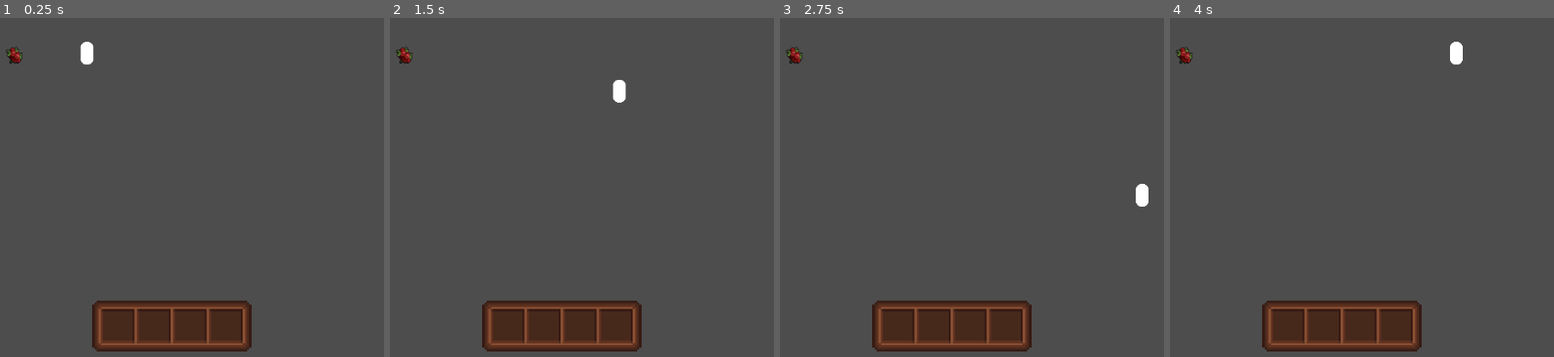
Above: before the commit, frames 1-4 (left to right).
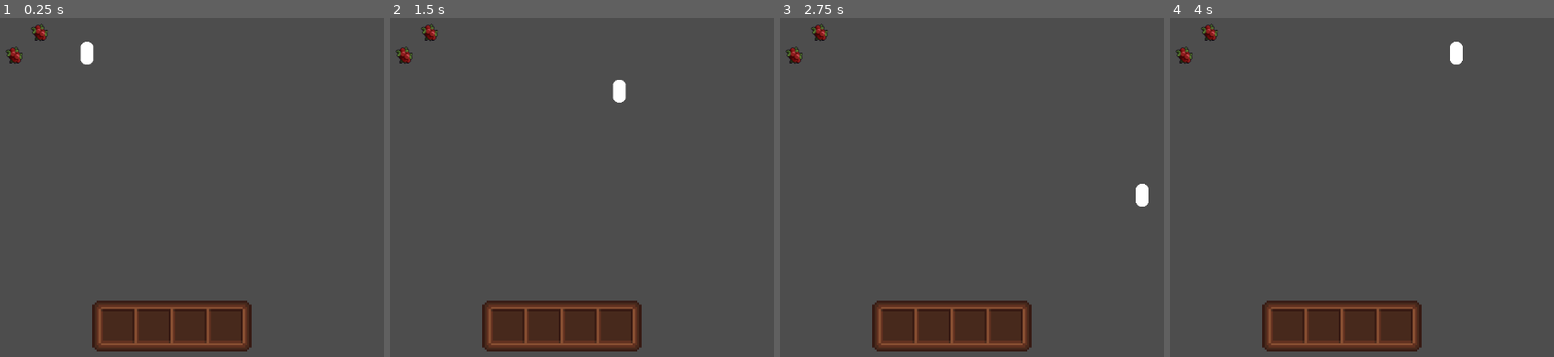
Above: after the commit, the same moments.

Repository: Albus00/botched-batch-brewery
Game: Godot game, scene res://Scenes/prototype.tscn
The game is run twice, just before and just after one commit, with the same random seed, the same clock (stepped at 60 frames per second) and the same inputs.
Inputs:
- Up to frame 1 (0.25 s): no input
- Up to frame 2 (1.5 s): tap Enter at 0.5 s; hold Right (ui_right) 0.53-1.28 s; hold Down (ui_down) from 1.28 s (still down)
- Up to frame 3 (2.75 s): release Down (ui_down) at 2.03 s; hold Right (ui_right) from 2.03 s (still down)
- Up to frame 4 (4 s): release Right (ui_right) at 2.78 s; hold Up (ui_up) 2.78-3.53 s; hold Left (ui_left) from 3.53 s (still down)

The runs differ from the first frame. In frame 1, 0.2% of the frame differs, in the area x 8-13%, y 1-7%; in frame 2, 0.2%; in frame 3, 0.2%; in frame 4, 0.2%.

Commit message:
Kept working on the pickup

Diff:
--- a/Prefabs/Materials/hops.tscn
+++ b/Prefabs/Materials/hops.tscn
@@ -1,11 +1,15 @@
-[gd_scene load_steps=3 format=3 uid="uid://cqadxw2n453cs"]
+[gd_scene load_steps=5 format=3 uid="uid://cqadxw2n453cs"]
 
+[ext_resource type="Script" path="res://Scripts/pickupable_item.gd" id="1_0ncl6"]
 [ext_resource type="Texture2D" uid="uid://cw2lmc0rmiave" path="res://Sprites/Freebies_Icons_Botany.png" id="1_3enkg"]
 
 [sub_resource type="CircleShape2D" id="CircleShape2D_us12b"]
 radius = 27.0
 
+[sub_resource type="CanvasItemMaterial" id="CanvasItemMaterial_ron02"]
+
 [node name="Hops" type="Node2D"]
+script = ExtResource("1_0ncl6")
 
 [node name="Sprite2D" type="Sprite2D" parent="."]
 texture = ExtResource("1_3enkg")
@@ -13,7 +17,30 @@
 region_rect = Rect2(67, 3, 27, 28)
 
 [node name="Hops" type="Area2D" parent="."]
+visible = false
 light_mask = 2
+collision_mask = 2
 
 [node name="CollisionShape2D" type="CollisionShape2D" parent="Hops"]
 shape = SubResource("CircleShape2D_us12b")
+
+[node name="Control" type="Control" parent="."]
+layout_mode = 3
+anchors_preset = 0
+offset_left = -20.0
+offset_top = -20.0
+offset_right = 20.0
+offset_bottom = 20.0
+
+[node name="Panel" type="Panel" parent="Control"]
+modulate = Color(1, 1, 1, 0.384314)
+material = SubResource("CanvasItemMaterial_ron02")
+layout_mode = 1
+anchors_preset = 15
+anchor_right = 1.0
+anchor_bottom = 1.0
+grow_horizontal = 2
+grow_vertical = 2
+
+[connection signal="area_entered" from="Hops" to="." method="_on_hops_area_entered"]
+[connection signal="area_exited" from="Hops" to="." method="_on_hops_area_exited"]
--- a/Prefabs/player.tscn
+++ b/Prefabs/player.tscn
@@ -12,6 +12,7 @@
 radius = 36.0
 
 [node name="CharacterBody2D" type="CharacterBody2D"]
+z_index = 10
 position = Vector2(56, 0)
 motion_mode = 1
 script = ExtResource("1_lewlf")
--- /dev/null
+++ b/Scenes/factory-floor.tscn
@@ -0,0 +1,23 @@
+[gd_scene load_steps=4 format=3 uid="uid://dru6xkiber4c7"]
+
+[ext_resource type="Script" path="res://Scenes/player_movement.gd" id="1_oqqq2"]
+
+[sub_resource type="RectangleShape2D" id="RectangleShape2D_empbq"]
+size = Vector2(20, 37)
+
+[sub_resource type="CapsuleMesh" id="CapsuleMesh_stt8g"]
+
+[node name="Scene" type="Node2D"]
+
+[node name="CharacterBody2D" type="CharacterBody2D" parent="."]
+motion_mode = 1
+script = ExtResource("1_oqqq2")
+
+[node name="CollisionShape2D" type="CollisionShape2D" parent="CharacterBody2D"]
+position = Vector2(0, 8.5)
+shape = SubResource("RectangleShape2D_empbq")
+
+[node name="MeshInstance2D" type="MeshInstance2D" parent="CharacterBody2D"]
+position = Vector2(-4.76837e-07, 8.5)
+scale = Vector2(20, 18.5)
+mesh = SubResource("CapsuleMesh_stt8g")
--- a/Scenes/prototype.tscn
+++ b/Scenes/prototype.tscn
@@ -12,5 +12,7 @@
 [node name="Hops" parent="." instance=ExtResource("2_upwyh")]
 position = Vector2(334, 170)
 
+[node name="Hops2" parent="." instance=ExtResource("2_upwyh")]
+position = Vector2(374, 134)
+
 [node name="UI" parent="." instance=ExtResource("3_66il4")]
-visible = true
--- /dev/null
+++ b/Scripts/Classes/item.gd
@@ -0,0 +1,15 @@
+class_name Item
+
+var name: String = ""
+var description: String = ""
+var quantity: int = 0
+
+
+func print_health():
+	print(health)
+
+
+func print_this_script_three_times():
+	print(get_script())
+	print(ResourceLoader.load("res://character.gd"))
+	print(Character)
--- /dev/null
+++ b/Scripts/pickupable_item.gd
@@ -0,0 +1,20 @@
+extends Node
+
+var interactPanel: Panel
+
+# Called when the node enters the scene tree for the first time.
+func _ready() -> void:
+	interactPanel = get_node("Control/Panel") as Panel
+	interactPanel.visible = false
+
+
+# Called every frame. 'delta' is the elapsed time since the previous frame.
+func _process(delta: float) -> void:
+	pass
+
+func _on_hops_area_entered(area: Area2D) -> void:
+	interactPanel.visible = true
+
+
+func _on_hops_area_exited(area: Area2D) -> void:
+	interactPanel.visible = false
Not shown: 1 places in Scenes/prototype.tscn that only renumber resources
